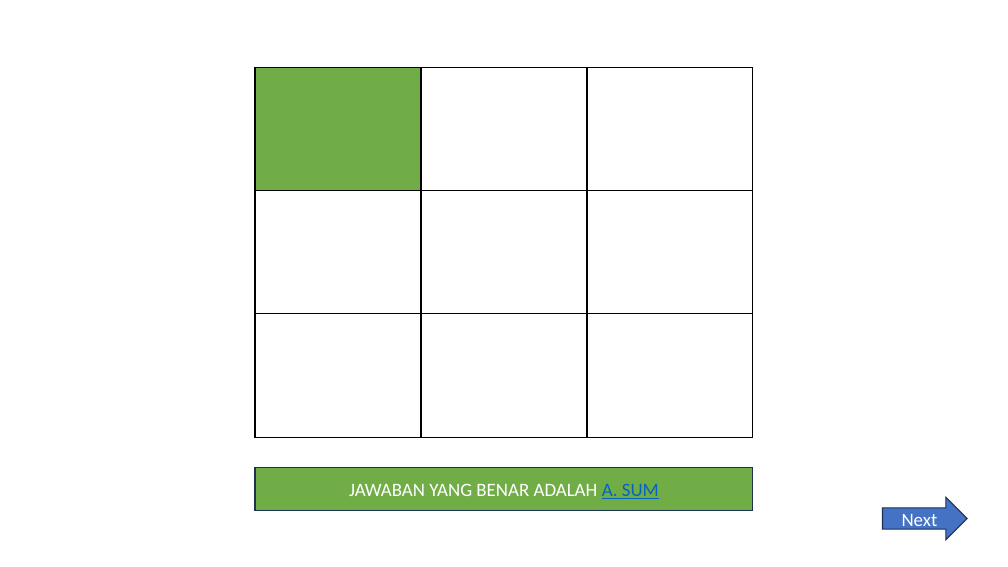
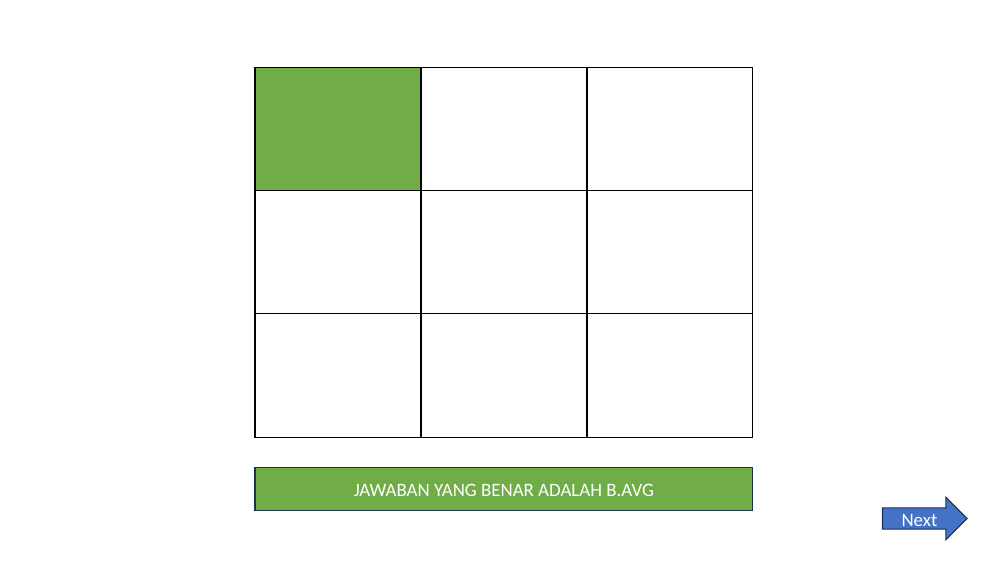
Before and after one commit to clementhermawan/BASIS-DATA, a slide deck: slide 2 of PermainanTikTakTu.pptx. Drawn at 1008x567 pixels with LibreOffice and Linux fonts; fonts in the diff are those of the drawing. Boxes give left, top, right and bottom in pixels: in the first picture for what was removed or moved away, otherwise in the second. Text is boxed around its words. In the diff, an @@ line names an element or a change of style, - is before the commit and + after.

Commit message:
Permainan Ketiga

```diff
--- a/PermainanTikTakTu.pptx
+++ b/PermainanTikTakTu.pptx
@@ text in rectangle at (354, 483, 654, 496): text changed @@
-JAWABAN YANG BENAR ADALAH A. SUM
+JAWABAN YANG BENAR ADALAH B.AVG
```
